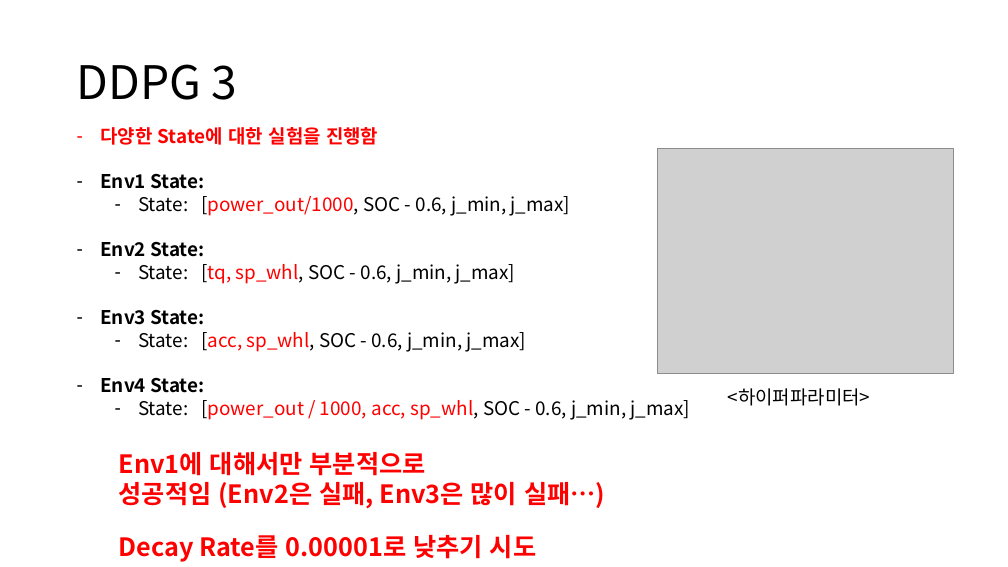
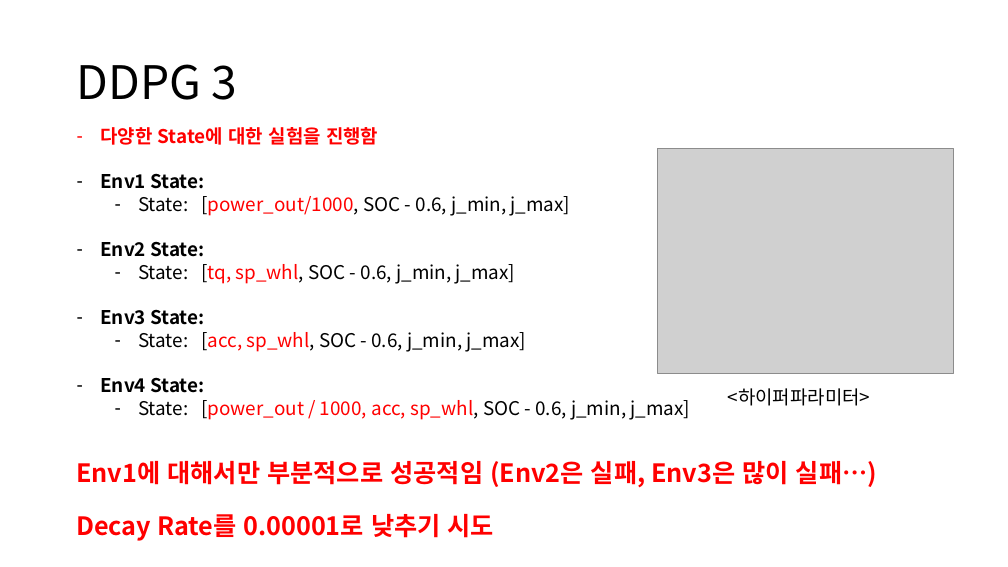
Before and after one commit to zidane89/experiment, a slide deck: slide 11 of 실험정리.pptx. Drawn at 1008x567 pixels with LibreOffice and Linux fonts; fonts in the diff are those of the drawing; grey boxes stand for pictures. Boxes give left, top, right and bottom in pixels: in the first picture for what was removed or moved away, otherwise in the second. Text is boxed around its words. In the diff, an @@ line names an element or a change of style, - is before the commit and + after.

```diff
--- a/실험정리.pptx
+++ b/실험정리.pptx
@@ text "Env1에 대해서만 부분적으로 성공적임 (Env2은 ..." rewrapped from (x1=119, y1=452, x2=605, y2=562) to (x1=76, y1=461, x2=877, y2=541) @@
```
Also in this commit, not shown: 3 other slides changed, 1 slide added.
